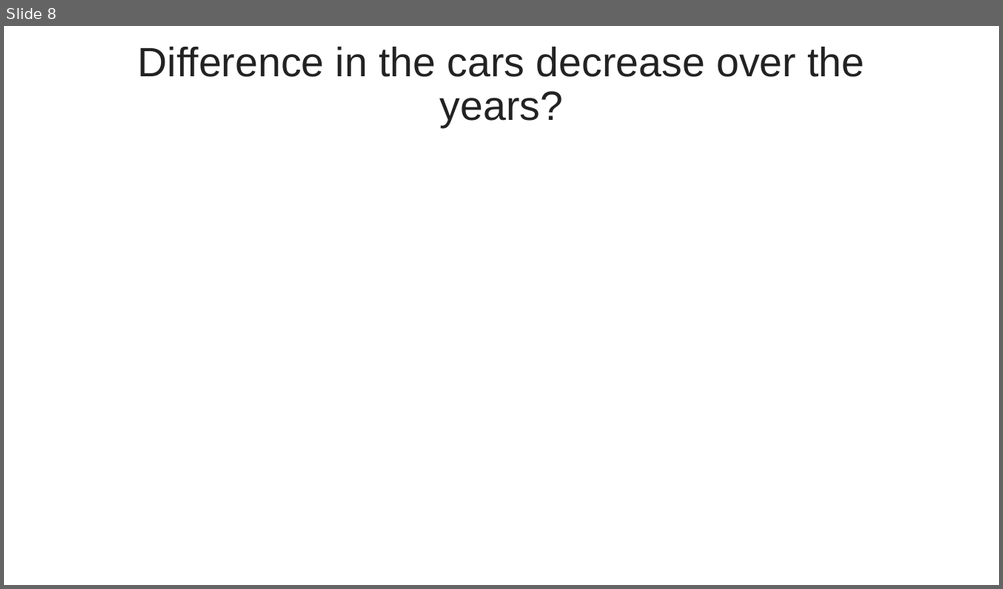
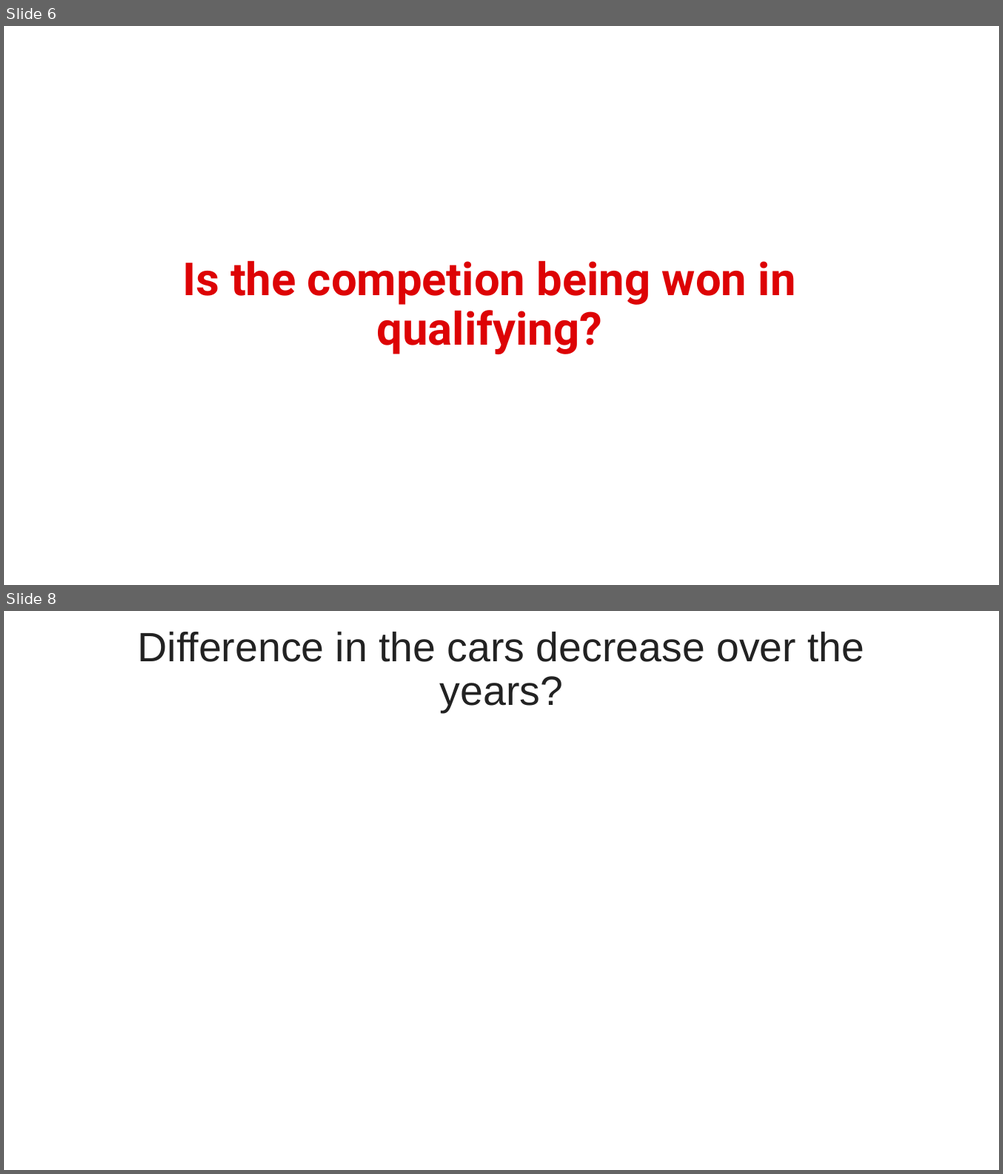
Before and after one commit to MateuszMajak/R_Visual, a slide deck: Presentation/F1_Presentation_Moyo_Majak.pptx. Shown one above the other, each under a label of ours: slide 8 before the commit, slides 6 and 8 after it; the slides between them are not shown. The pictures are 1003x589 and 1003x1174 pixels, drawn with LibreOffice and Linux fonts; fonts in the diff are those of the drawing; background and template pictures are left out. Boxes give left, top, right and bottom in pixels: in the first picture for what was removed or moved away, otherwise in the second. Text is boxed around its words. In the diff, an @@ line names an element or a change of style, - is before the commit and + after.

```diff
--- a/Presentation/F1_Presentation_Moyo_Majak.pptx
+++ b/Presentation/F1_Presentation_Moyo_Majak.pptx
@@ slide 6 added at (4, 26, 999, 585), background picture (left out) @@
@@ title added at (182, 261, 796, 355), 44 pt, text #DD0305, bold @@
+Is the competion being won in qualifying?
```
Also in this commit, not shown: 3 slides changed, 3 other slides added, 3 slides removed, 1 other file.
